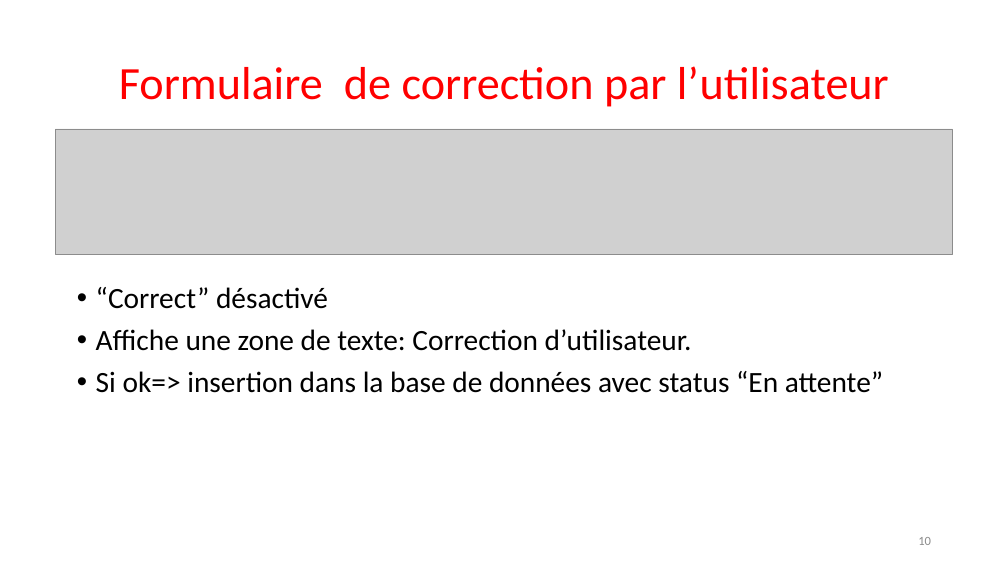
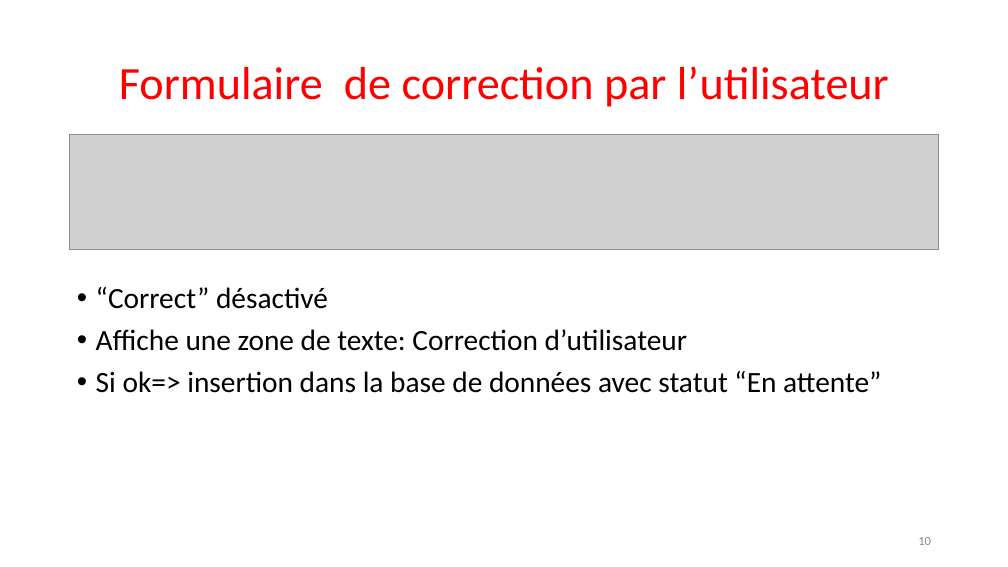
Before and after one commit to Sle3pingForest/StageL3, a slide deck: slide 10 of RapportNam/soutenance.pptx. Drawn at 1008x567 pixels with LibreOffice and Linux fonts; fonts in the diff are those of the drawing; grey boxes stand for pictures. Boxes give left, top, right and bottom in pixels: in the first picture for what was removed or moved away, otherwise in the second. Text is boxed around its words. In the diff, an @@ line names an element or a change of style, - is before the commit and + after.

```diff
--- a/RapportNam/soutenance.pptx
+++ b/RapportNam/soutenance.pptx
@@ picture: place and size @@
-picture at (55, 129, 952, 255)
+picture at (70, 134, 939, 249)
@@ text at (96, 329, 881, 393): text changed @@
-• Affiche une zone de texte: Correction d’utilisateur.
-• Si ok=> insertion dans la base de données avec status “En attente”
+• Affiche une zone de texte: Correction d’utilisateur
+• Si ok=> insertion dans la base de données avec statut “En attente”
```
Also in this commit, not shown: 9 other slides changed, 1 slide added, 1 slide removed.
